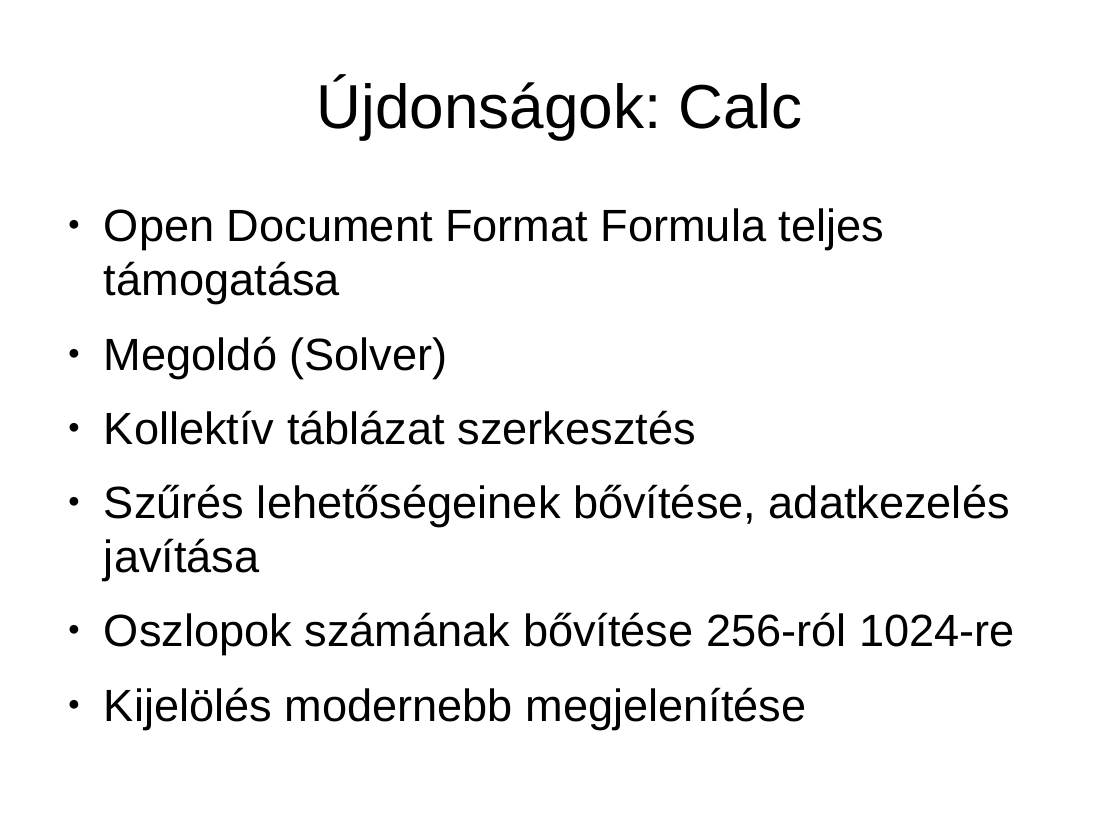
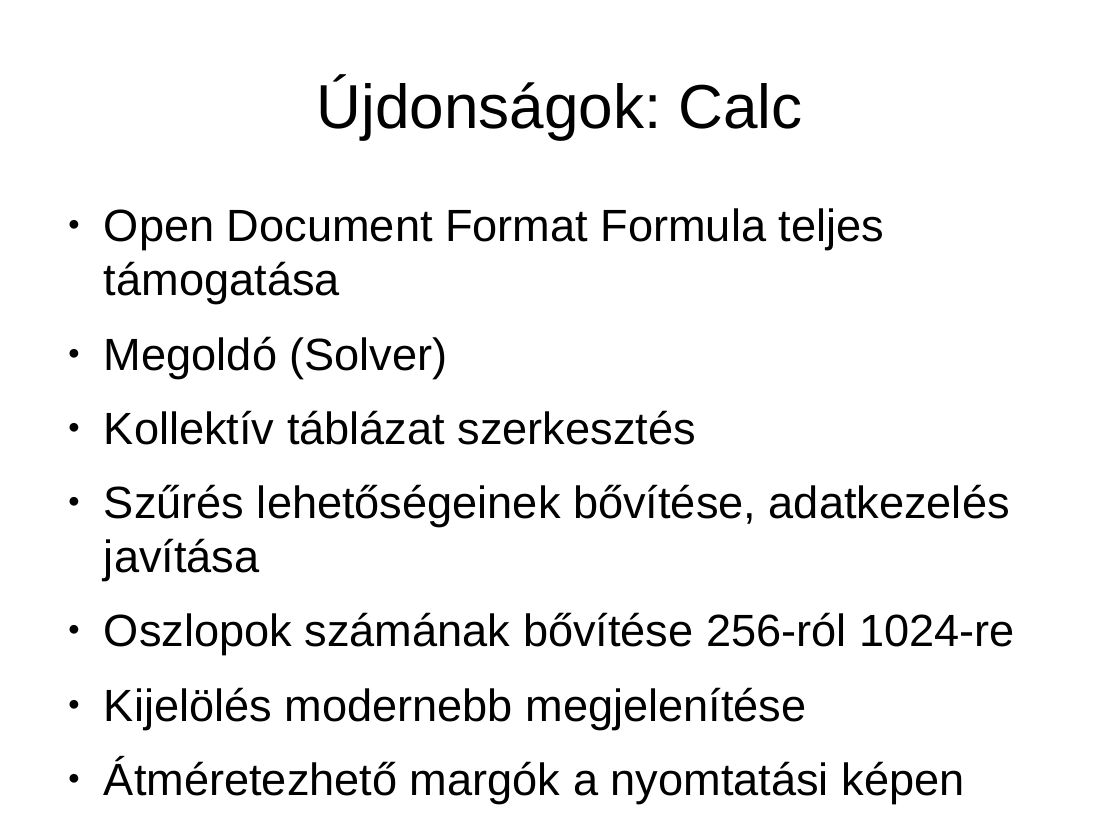
Before and after one commit to KAMI911/oxygenoffice, a slide deck: slide 17 of documents/marketing/hu/OpenOffice.org3_ujdonsagai.odp (slide 16 before the commit). Drawn at 1120x840 pixels with LibreOffice and Linux fonts; fonts in the diff are those of the drawing. Boxes give left, top, right and bottom in pixels: in the first picture for what was removed or moved away, otherwise in the second. Text is boxed around its words. In the diff, an @@ line names an element or a change of style, - is before the commit and + after.

```diff
--- a/documents/marketing/hu/OpenOffice.org3_ujdonsagai.odp
+++ b/documents/marketing/hu/OpenOffice.org3_ujdonsagai.odp
@@ text at (x1=104, y1=759, x2=964, y2=803): paragraph added @@
+● Átméretezhető margók a nyomtatási képen
```
Also in this commit, not shown: 7 other slides changed, 2 slides added.
